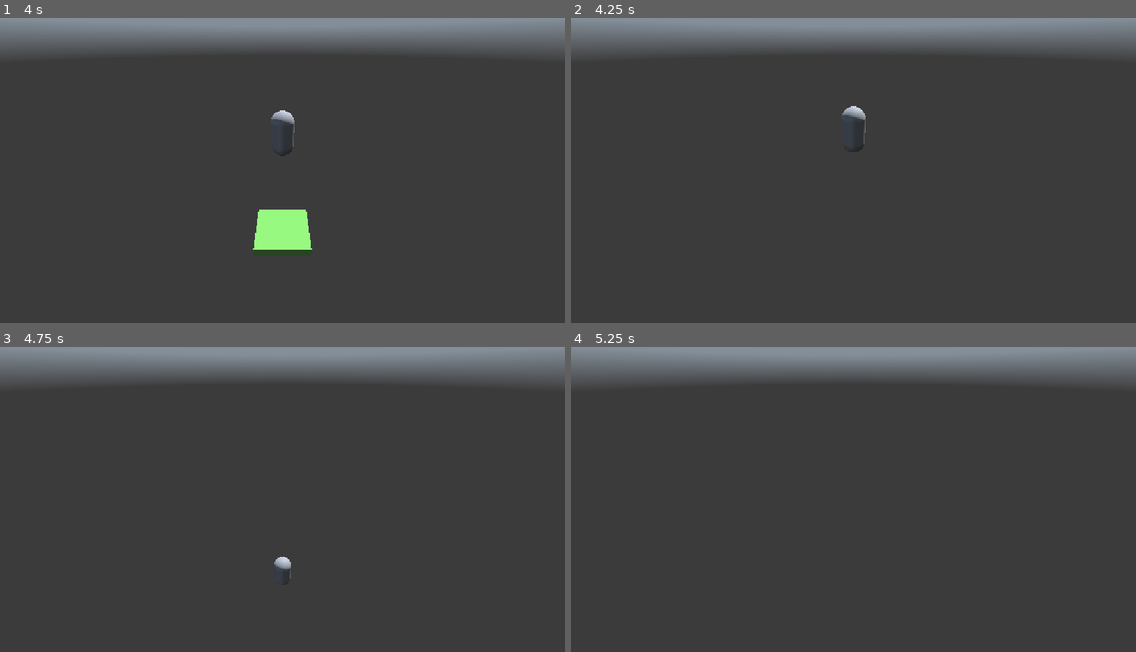
Above: before the commit, frames 1-4 (two rows, left to right).
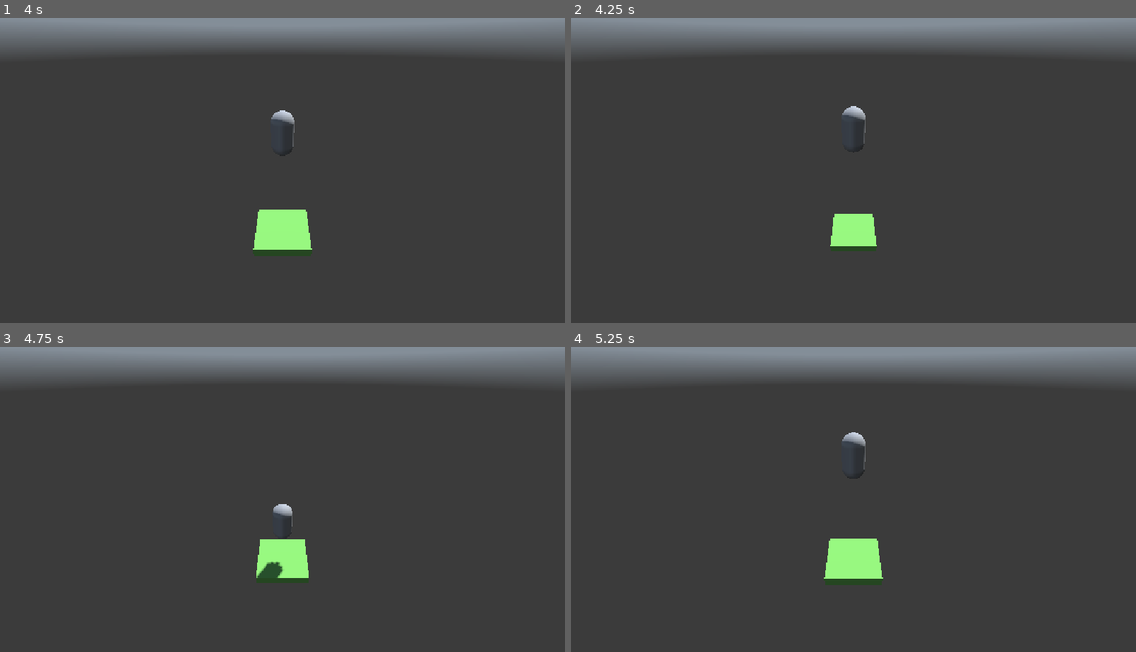
Above: after the commit, the same moments.

Repository: ChristiannYa/sky-pogo
Game: Godot game, scene res://scenes/game/game.tscn
Same seed, same stepped clock (60 frames per second), same inputs: the game is played once before the commit and once after it. A sky picture missing from this copy of the repository is replaced by a grey-blue gradient.
Inputs:
- Up to frame 1 (4 s): no input
- Up to frame 2 (4.25 s): no input
- Up to frame 3 (4.75 s): no input
- Up to frame 4 (5.25 s): no input

Frame 1 is identical in both runs. In frame 2, 0.9% of the frame differs, in the area x 45-55%, y 64-77%; in frame 3, 1.2%; in frame 4, 1.6%, in the area x 44-56%, y 27-79%.

Commit message:
07-platform-vanish-animation

Diff:
--- a/scenes/platform/platform.gd
+++ b/scenes/platform/platform.gd
@@ -1,5 +1,11 @@
 extends Node3D
 
 
-func _on_timer_timeout() -> void:
-	queue_free()
+@onready var animation_player: AnimationPlayer = $AnimationPlayer
+
+
+func _on_timer_timeout():
+	animation_player.play("vanish")
+
+func _on_animation_player_animation_finished(anim_name: StringName) -> void:
+	if anim_name == "vanish": queue_free()
--- a/scenes/platform/platform.tscn
+++ b/scenes/platform/platform.tscn
@@ -1,6 +1,9 @@
 [gd_scene format=3 uid="uid://clp1lxupvf7vy"]
 
 [ext_resource type="Script" uid="uid://bmjllyjekq1ag" path="res://scenes/platform/platform.gd" id="1_8pv2r"]
+
+[sub_resource type="BoxShape3D" id="BoxShape3D_ijv05"]
+size = Vector3(3, 0.5, 3)
 
 [sub_resource type="StandardMaterial3D" id="StandardMaterial3D_vt0vh"]
 albedo_color = Color(0.44649798, 0.70286953, 0.32610348, 1)
@@ -9,23 +12,62 @@
 material = SubResource("StandardMaterial3D_vt0vh")
 size = Vector3(3, 0.5, 3)
 
-[sub_resource type="BoxShape3D" id="BoxShape3D_ijv05"]
-size = Vector3(3, 0.5, 3)
+[sub_resource type="Animation" id="Animation_8pv2r"]
+length = 0.001
+tracks/0/type = "value"
+tracks/0/imported = false
+tracks/0/enabled = true
+tracks/0/path = NodePath("MeshInstance3D:scale")
+tracks/0/interp = 1
+tracks/0/loop_wrap = true
+tracks/0/keys = {
+"times": PackedFloat32Array(0),
+"transitions": PackedFloat32Array(1),
+"update": 0,
+"values": [Vector3(1, 1, 1)]
+}
+
+[sub_resource type="Animation" id="Animation_7j252"]
+resource_name = "vanish"
+length = 1.8
+step = 0.1
+tracks/0/type = "value"
+tracks/0/imported = false
+tracks/0/enabled = true
+tracks/0/path = NodePath("MeshInstance3D:scale")
+tracks/0/interp = 2
+tracks/0/loop_wrap = true
+tracks/0/keys = {
+"times": PackedFloat32Array(0, 0.2, 0.4, 0.6, 0.8, 1, 1.2, 1.4, 1.6, 1.8),
+"transitions": PackedFloat32Array(1, 1, 1, 1, 1, 1, 1, 1, 1, 1),
+"update": 0,
+"values": [Vector3(1, 1, 1), Vector3(0.8, 0.8, 0.8), Vector3(1, 1, 1), Vector3(0.8, 0.8, 0.8), Vector3(1, 1, 1), Vector3(0.8, 0.8, 0.8), Vector3(1, 1, 1), Vector3(0.8, 0.8, 0.8), Vector3(1, 1, 1), Vector3(0, 0, 0)]
+}
+
+[sub_resource type="AnimationLibrary" id="AnimationLibrary_34mie"]
+_data = {
+&"RESET": SubResource("Animation_8pv2r"),
+&"vanish": SubResource("Animation_7j252")
+}
 
 [node name="Platform" type="Node3D" unique_id=1091446454]
 script = ExtResource("1_8pv2r")
-
-[node name="MeshInstance3D" type="MeshInstance3D" parent="." unique_id=1859075318]
-mesh = SubResource("BoxMesh_ijv05")
 
 [node name="StaticBody3D" type="StaticBody3D" parent="." unique_id=142465494]
 
 [node name="CollisionShape3D" type="CollisionShape3D" parent="StaticBody3D" unique_id=1372531841]
 shape = SubResource("BoxShape3D_ijv05")
 
+[node name="MeshInstance3D" type="MeshInstance3D" parent="." unique_id=1859075318]
+mesh = SubResource("BoxMesh_ijv05")
+
 [node name="Timer" type="Timer" parent="." unique_id=1753586983]
 wait_time = 4.0
 one_shot = true
 autostart = true
 
+[node name="AnimationPlayer" type="AnimationPlayer" parent="." unique_id=1481406506]
+libraries/ = SubResource("AnimationLibrary_34mie")
+
 [connection signal="timeout" from="Timer" to="." method="_on_timer_timeout"]
+[connection signal="animation_finished" from="AnimationPlayer" to="." method="_on_animation_player_animation_finished"]
